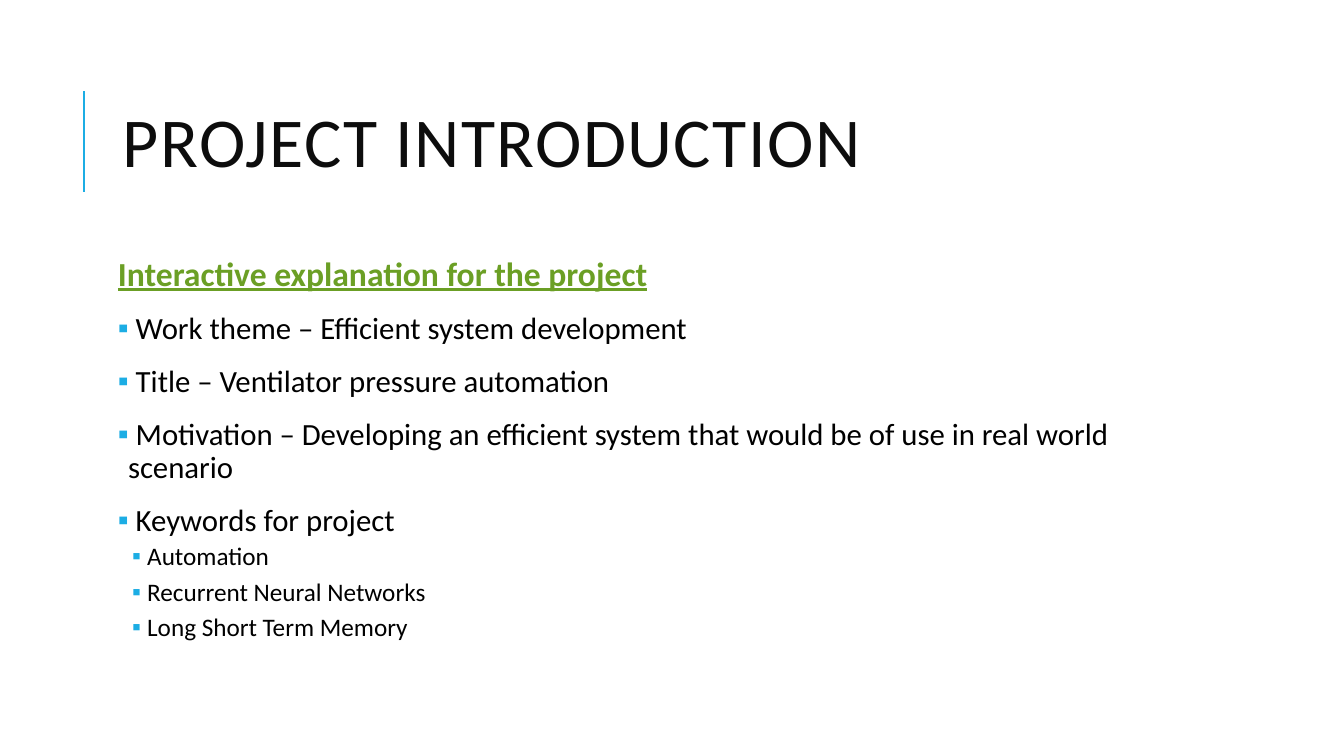
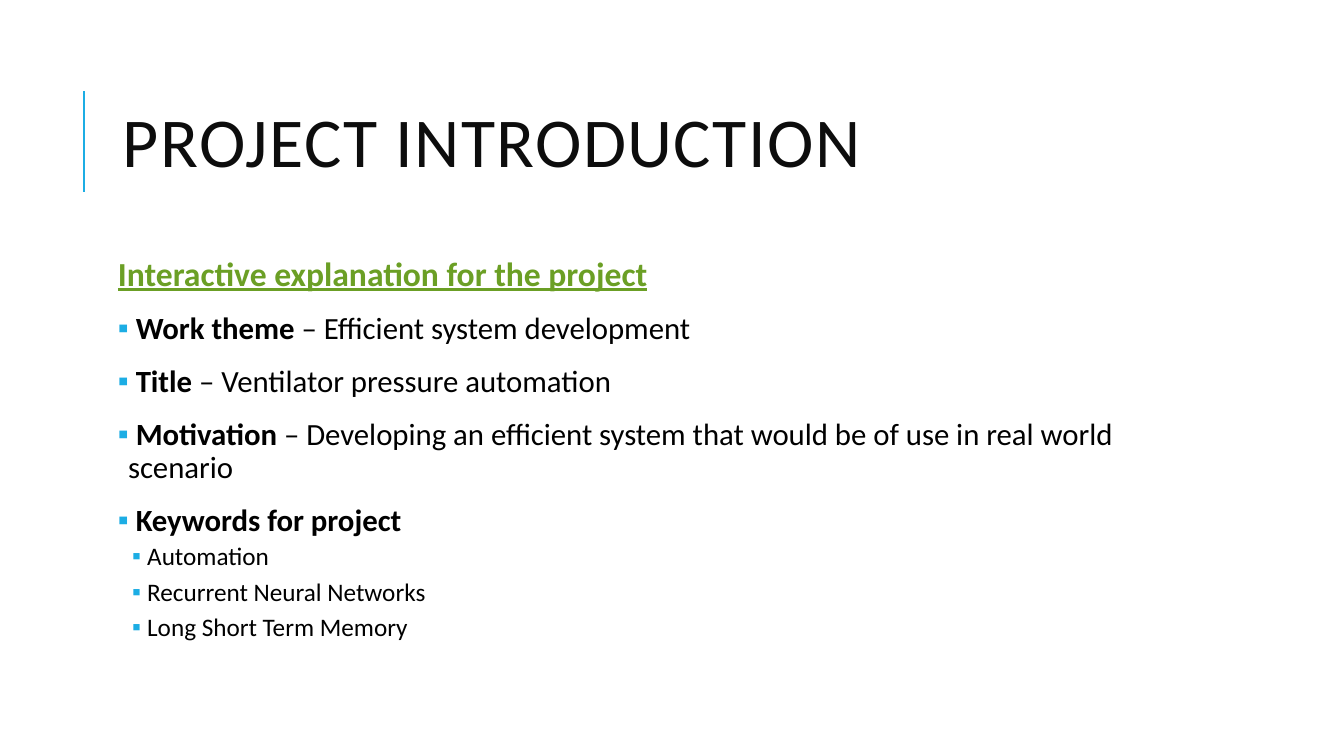
Before and after one commit to hmmmanshu/Ventilator-Pressure-Prediction, a slide deck: slide 3 of Presentation.ppsx. Drawn at 1344x756 pixels with LibreOffice and Linux fonts; fonts in the diff are those of the drawing. Boxes give left, top, right and bottom in pixels: in the first picture for what was removed or moved away, otherwise in the second. Text is boxed around its words. In the diff, an @@ line names an element or a change of style, - is before the commit and + after.

```diff
--- a/Presentation.ppsx
+++ b/Presentation.ppsx
@@ text at (x1=128, y1=317, x2=1113, y2=537): bold on in "Work theme", "Title", "Motivation", "Keywords for project" @@
```
Also in this commit, not shown: 5 other slides changed, 2 slides added.
